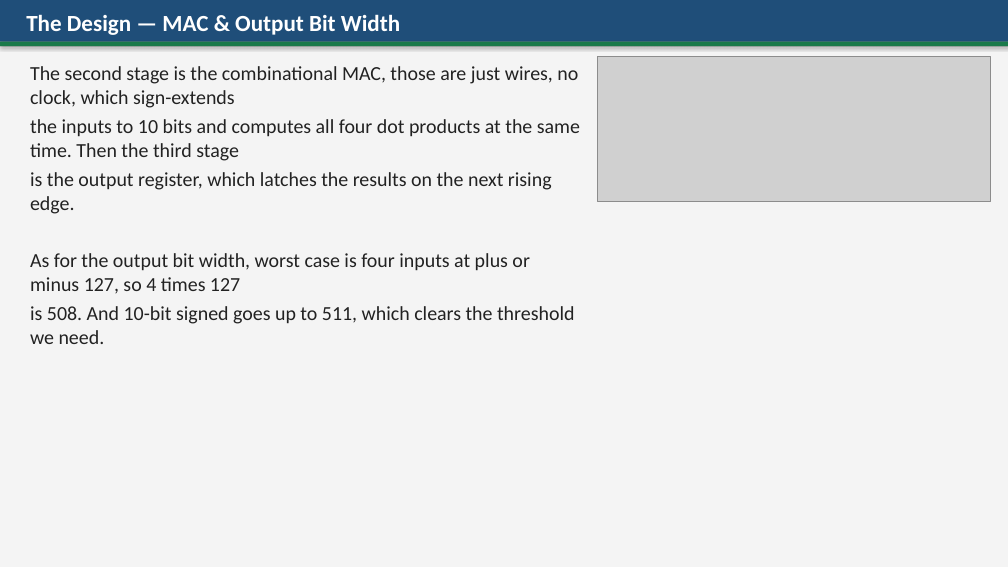
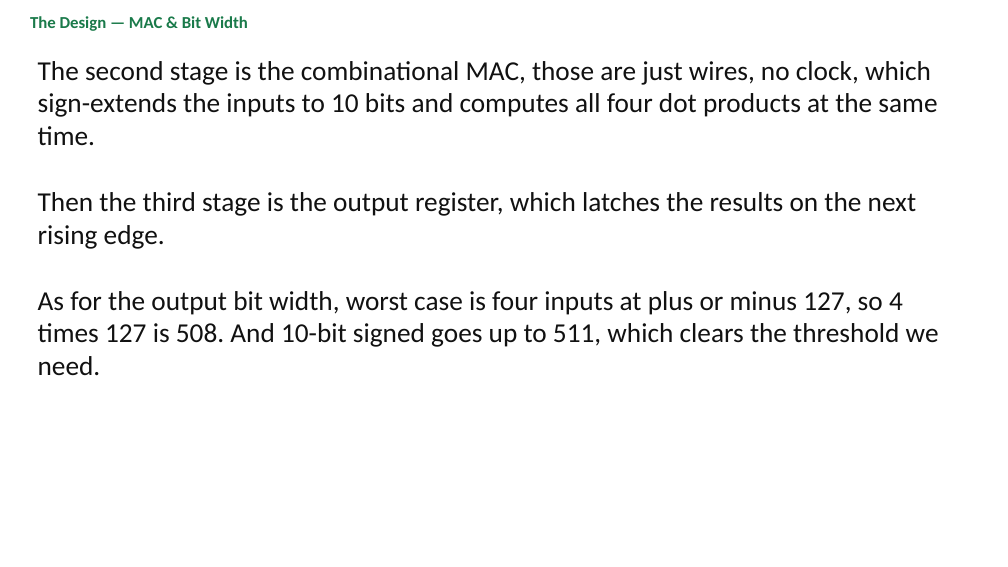
Before and after one commit to BaoPSU/ECE410-HW4AI, a slide deck: slide 4 of codefest/cf06/presentation/cf06_cllm_slides.pptx. Drawn at 1008x567 pixels with LibreOffice and Linux fonts; fonts in the diff are those of the drawing; grey boxes stand for pictures. Boxes give left, top, right and bottom in pixels: in the first picture for what was removed or moved away, otherwise in the second. Text is boxed around its words. In the diff, an @@ line names an element or a change of style, - is before the commit and + after.

```diff
--- a/codefest/cf06/presentation/cf06_cllm_slides.pptx
+++ b/codefest/cf06/presentation/cf06_cllm_slides.pptx
@@ rectangle removed at bbox=[0, 0, 1008, 567] @@
@@ rectangle removed at bbox=[0, 0, 1008, 42] @@
@@ text at bbox=[30, 16, 248, 31]: text changed; size 22 to 16 pt; text colour #FFFFFF to #1A7A4A @@
-The Design — MAC & Output Bit Width
+The Design — MAC & Bit Width
@@ rectangle removed at bbox=[0, 42, 1008, 46] @@
@@ picture removed at bbox=[597, 57, 991, 202] @@
@@ text at bbox=[38, 61, 939, 375]: text changed; size 19 to 26 pt; text colour #222222 to #111111 @@
-The second stage is the combinational MAC, those are just wires, no clock, which sign-extends
-the inputs to 10 bits and computes all four dot products at the same time. Then the third stage
-is the output register, which latches the results on the next rising edge.
-As for the output bit width, worst case is four inputs at plus or minus 127, so 4 times 127
-is 508. And 10-bit signed goes up to 511, which clears the threshold we need.
+The second stage is the combinational MAC, those are just wires, no clock, which sign-extends the inputs to 10 bits and computes all four dot products at the same time.
+Then the third stage is the output register, which latches the results on the next rising edge.
+As for the output bit width, worst case is four inputs at plus or minus 127, so 4 times 127 is 508. And 10-bit signed goes up to 511, which clears the threshold we need.
```
Also in this commit, not shown: 6 other slides changed, 1 other file.
